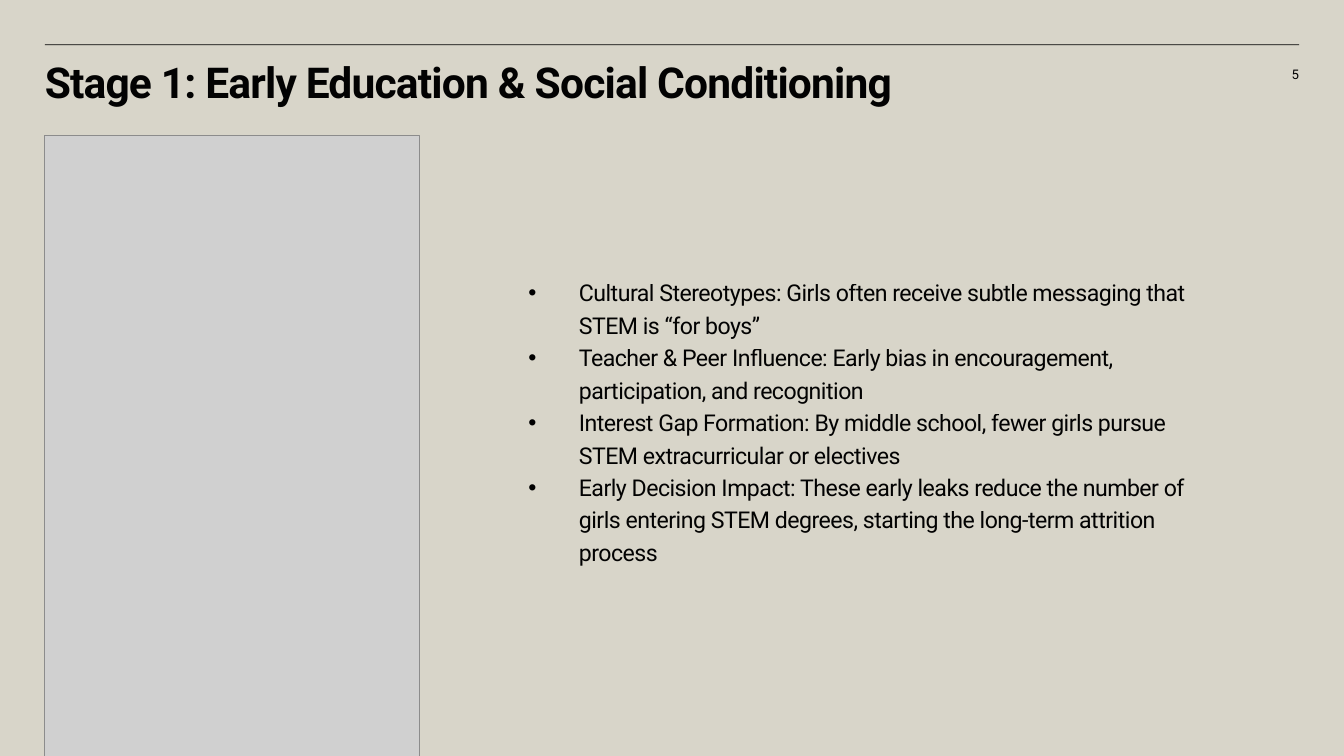
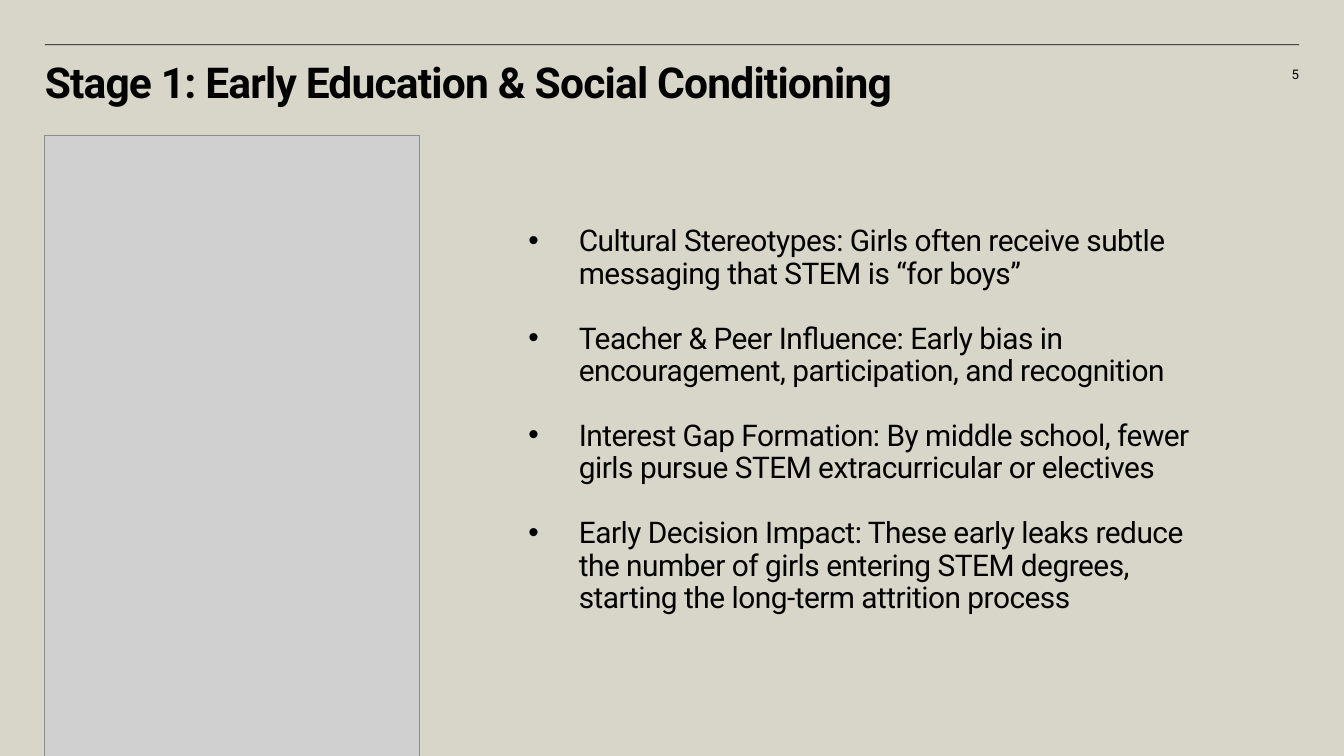
Before and after one commit to Rashiiik/SPL-01, a slide deck: slide 5 of Presentation.pptx. Drawn at 1344x756 pixels with LibreOffice and Linux fonts; fonts in the diff are those of the drawing; grey boxes stand for pictures. Boxes give left, top, right and bottom in pixels: in the first picture for what was removed or moved away, otherwise in the second. Text is boxed around its words. In the diff, an @@ line names an element or a change of style, - is before the commit and + after.

```diff
--- a/Presentation.pptx
+++ b/Presentation.pptx
@@ text "Cultural Stereotypes: Girls often receive ..." at [579, 229, 1189, 614]: size 12.4 to 16 pt @@
```
Also in this commit, not shown: 3 other slides changed.
